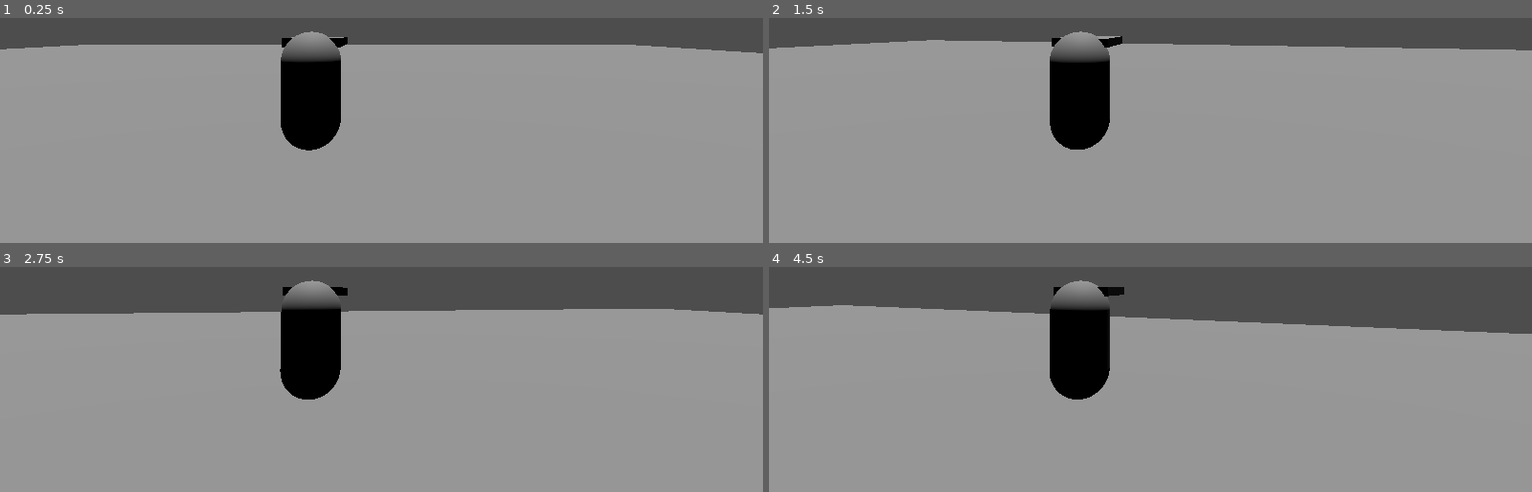
Above: before the commit, frames 1-4 (two rows, left to right).
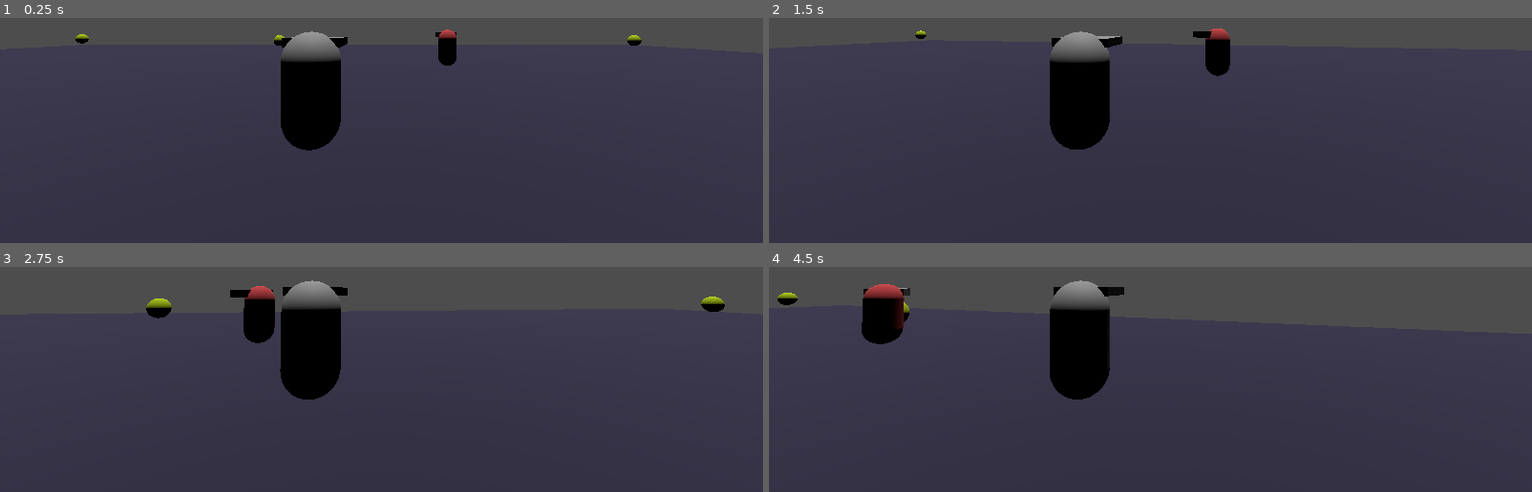
Above: after the commit, the same moments.

Repository: masonmariani44/stealth-game
Game: Godot game, scene res://Scenes/MoveTestLevel.tscn
Two runs of this game, one before a commit and one after it. Both use one fixed random seed, a clock stepped at 60 frames per second and the inputs below.
Inputs (mouse positions are in pixels of both pictures, inside the frame that each line leads up to):
- Up to frame 1 (0.25 s): no input
- Up to frame 2 (1.5 s): tap Enter (ui_accept) at 0.5 s; move the mouse to (1188, 27) at 0.52 s; hold W (forward) from 0.53 s (still down); tap Space (jump) at 0.77 s; move the mouse to (1112, 31) at 1.27 s
- Up to frame 3 (2.75 s): keep holding W (forward); tap Space (jump) at 1.52 s; move the mouse to (396, 271) at 2.02 s
- Up to frame 4 (4.5 s): keep holding W (forward); move the mouse to (1142, 285) at 2.77 s; tap Space (jump) at 3.02, 3.77 s; move the mouse to (1203, 282) at 3.52 s; move the mouse to (1089, 273) at 4.27 s

The runs differ from the first frame. In frame 1, 85% of the frame differs, in the area x 0-100%, y 5-100%; in frame 2, 85%, in the area x 0-100%, y 4-100%; in frame 3, 78%; in frame 4, 75%.

Commit message:
Enemy patrol pathing and state machine

Diff:
--- a/Scenes/Enemy.tscn
+++ b/Scenes/Enemy.tscn
@@ -1,6 +1,11 @@
-[gd_scene load_steps=6 format=3 uid="uid://lx05ojsuat1m"]
+[gd_scene load_steps=11 format=3 uid="uid://lx05ojsuat1m"]
 
 [ext_resource type="Script" uid="uid://dyhgy0ddrxd1m" path="res://Scripts/Enemy/enemy.gd" id="1_m1htj"]
+[ext_resource type="Script" uid="uid://bhxkamas02fe5" path="res://Scripts/State Machine/state_machine.gd" id="2_mo1ky"]
+[ext_resource type="Script" uid="uid://bacyo6etslmqm" path="res://Scripts/Enemy/States/alert_state.gd" id="3_6bs3c"]
+[ext_resource type="Script" uid="uid://dqd1aroasgit2" path="res://Scripts/Enemy/States/idle_state.gd" id="4_uoxpr"]
+[ext_resource type="Script" uid="uid://pvgfuyokqsow" path="res://Scripts/Enemy/States/patrol_state.gd" id="5_idouy"]
+[ext_resource type="Script" uid="uid://bokvme5gg6ou8" path="res://Scripts/Enemy/States/pursuit_state.gd" id="6_0o0ue"]
 
 [sub_resource type="CapsuleShape3D" id="CapsuleShape3D_7fd37"]
 
@@ -30,3 +35,23 @@
 skeleton = NodePath("../..")
 
 [node name="NavigationAgent3D" type="NavigationAgent3D" parent="."]
+
+[node name="StateMachine" type="Node" parent="." node_paths=PackedStringArray("initial_state")]
+script = ExtResource("2_mo1ky")
+initial_state = NodePath("IdleState")
+
+[node name="AlertState" type="Node" parent="StateMachine"]
+script = ExtResource("3_6bs3c")
+
+[node name="IdleState" type="Node" parent="StateMachine"]
+script = ExtResource("4_uoxpr")
+
+[node name="IdleWaitTimer" type="Timer" parent="StateMachine/IdleState"]
+
+[node name="PatrolState" type="Node" parent="StateMachine"]
+script = ExtResource("5_idouy")
+
+[node name="PursuitState" type="Node" parent="StateMachine"]
+script = ExtResource("6_0o0ue")
+
+[connection signal="timeout" from="StateMachine/IdleState/IdleWaitTimer" to="StateMachine/IdleState" method="_on_idle_wait_timer_timeout"]
--- a/Scenes/MoveTestLevel.tscn
+++ b/Scenes/MoveTestLevel.tscn
@@ -1,6 +1,7 @@
-[gd_scene load_steps=5 format=3 uid="uid://dfhwotr6tagui"]
+[gd_scene load_steps=9 format=3 uid="uid://dfhwotr6tagui"]
 
 [ext_resource type="PackedScene" uid="uid://da8aje8cvakdq" path="res://Scenes/Player.tscn" id="1_ckova"]
+[ext_resource type="PackedScene" uid="uid://lx05ojsuat1m" path="res://Scenes/Enemy.tscn" id="2_glc4y"]
 
 [sub_resource type="NavigationMesh" id="NavigationMesh_glc4y"]
 vertices = PackedVector3Array(6.9587, 0.183235, 7.86624, 7.9587, 0.183235, 9.36624, 12.4587, 0.183235, 9.36624, 12.4587 …(1290 unchanged characters)…
@@ -8,9 +9,17 @@
 cell_height = 0.1
 agent_radius = 1.0
 
+[sub_resource type="StandardMaterial3D" id="StandardMaterial3D_glc4y"]
+albedo_color = Color(0.159335, 0.143591, 0.234655, 1)
+
 [sub_resource type="BoxMesh" id="BoxMesh_glc4y"]
 
 [sub_resource type="BoxShape3D" id="BoxShape3D_2opyb"]
+
+[sub_resource type="StandardMaterial3D" id="StandardMaterial3D_2opyb"]
+albedo_color = Color(0.694118, 0.8, 0, 1)
+
+[sub_resource type="SphereMesh" id="SphereMesh_nmvim"]
 
 [node name="MoveTestLevel" type="Node3D"]
 
@@ -28,6 +37,7 @@
 
 [node name="Floor" type="MeshInstance3D" parent="NavigationRegion3D/Geometry"]
 transform = Transform3D(70.3683, 0, 0, 0, 1.0004, 0, 0, 0, 63.9951, 0, 0, 0)
+material_override = SubResource("StandardMaterial3D_glc4y")
 mesh = SubResource("BoxMesh_glc4y")
 
 [node name="StaticBody3D" type="StaticBody3D" parent="NavigationRegion3D/Geometry/Floor"]
@@ -52,3 +62,44 @@
 
 [node name="CollisionShape3D" type="CollisionShape3D" parent="NavigationRegion3D/Geometry/Box2/StaticBody3D"]
 shape = SubResource("BoxShape3D_2opyb")
+
+[node name="Enemy" parent="." node_paths=PackedStringArray("patrol_path") instance=ExtResource("2_glc4y")]
+transform = Transform3D(1, 0, 0, 0, 1, 0, 0, 0, 1, 4.86045, 1.0378, -10.6841)
+patrol_path = NodePath("../Enemy_PatrolPath1")
+
+[node name="Enemy_PatrolPath1" type="Node3D" parent="."]
+
+[node name="0" type="Node3D" parent="Enemy_PatrolPath1"]
+transform = Transform3D(1, 0, 0, 0, 1, 0, 0, 0, 1, -8.281, 1, -21.173)
+
+[node name="MeshInstance3D" type="MeshInstance3D" parent="Enemy_PatrolPath1/0"]
+material_override = SubResource("StandardMaterial3D_2opyb")
+mesh = SubResource("SphereMesh_nmvim")
+
+[node name="1" type="Node3D" parent="Enemy_PatrolPath1"]
+transform = Transform3D(1, 0, 0, 0, 1, 0, 0, 0, 1, 24.688, 1, -21.173)
+
+[node name="MeshInstance3D" type="MeshInstance3D" parent="Enemy_PatrolPath1/1"]
+material_override = SubResource("StandardMaterial3D_2opyb")
+mesh = SubResource("SphereMesh_nmvim")
+
+[node name="2" type="Node3D" parent="Enemy_PatrolPath1"]
+transform = Transform3D(1, 0, 0, 0, 1, 0, 0, 0, 1, 10.3231, 0.999998, 11.8362)
+
+[node name="MeshInstance3D" type="MeshInstance3D" parent="Enemy_PatrolPath1/2"]
+material_override = SubResource("StandardMaterial3D_2opyb")
+mesh = SubResource("SphereMesh_nmvim")
+
+[node name="3" type="Node3D" parent="Enemy_PatrolPath1"]
+transform = Transform3D(1, 0, 0, 0, 1, 0, 0, 0, 1, -20.181, 1, 18.8763)
+
+[node name="MeshInstance3D" type="MeshInstance3D" parent="Enemy_PatrolPath1/3"]
+material_override = SubResource("StandardMaterial3D_2opyb")
+mesh = SubResource("SphereMesh_nmvim")
+
+[node name="4" type="Node3D" parent="Enemy_PatrolPath1"]
+transform = Transform3D(1, 0, 0, 0, 1, 0, 0, 0, 1, -31.4972, 1, -25.6945)
+
+[node name="MeshInstance3D" type="MeshInstance3D" parent="Enemy_PatrolPath1/4"]
+material_override = SubResource("StandardMaterial3D_2opyb")
+mesh = SubResource("SphereMesh_nmvim")
--- a/Scenes/Player.tscn
+++ b/Scenes/Player.tscn
@@ -1,7 +1,7 @@
 [gd_scene load_steps=14 format=3 uid="uid://da8aje8cvakdq"]
 
 [ext_resource type="Script" uid="uid://b0k1we80q3lm6" path="res://Scripts/Player/player.gd" id="1_rpqav"]
-[ext_resource type="Script" uid="uid://bhxkamas02fe5" path="res://Scripts/Player/States/state_machine.gd" id="2_5ixxa"]
+[ext_resource type="Script" uid="uid://bhxkamas02fe5" path="res://Scripts/State Machine/state_machine.gd" id="2_5ixxa"]
 [ext_resource type="Script" uid="uid://b63gab8so63uw" path="res://Scripts/Player/camera.gd" id="2_nn08x"]
 [ext_resource type="Script" uid="uid://cfit4r2a6s5ky" path="res://Scripts/Player/States/idle_state.gd" id="3_nn08x"]
 [ext_resource type="Script" uid="uid://cqt6vndiqke1l" path="res://Scripts/Player/States/jump_state.gd" id="4_52ee3"]
--- /dev/null
+++ b/Scripts/Enemy/States/alert_state.gd
@@ -0,0 +1,11 @@
+extends Node
+
+
+# Called when the node enters the scene tree for the first time.
+func _ready() -> void:
+	pass # Replace with function body.
+
+
+# Called every frame. 'delta' is the elapsed time since the previous frame.
+func _process(delta: float) -> void:
+	pass
--- /dev/null
+++ b/Scripts/Enemy/States/idle_state.gd
@@ -0,0 +1,43 @@
+extends State
+
+class_name Enemy_IdleState
+
+
+@export_range(0.0, 10.0) var DECELERATION_SPEED := 5.0
+
+
+
+
+
+func enter():
+	$IdleWaitTimer.start()
+
+
+func physics_update(delta):
+
+	"""
+
+	Stand here for a little bit, then decide to start walking along a patrol path
+
+	Still check for player, maybe move a little or suffle or animate a bit
+
+
+
+	"""
+
+	var character = state_machine.get_parent()
+
+	# Add the gravity.
+	if not character.is_on_floor():
+		character.velocity += character.get_gravity() * delta * character.GRAVITY_SCALE
+
+	# Handle deceleration
+	character.velocity.x = move_toward(character.velocity.x, 0, DECELERATION_SPEED)
+	character.velocity.z = move_toward(character.velocity.z, 0, DECELERATION_SPEED)
+
+	character.move_and_slide()
+
+
+
+func _on_idle_wait_timer_timeout() -> void:
+	state_machine.change_state("PatrolState")
--- /dev/null
+++ b/Scripts/Enemy/States/patrol_state.gd
@@ -0,0 +1,70 @@
+extends State
+
+class_name Enemy_PatrolState
+
+
+var current_node := 0
+
+
+
+
+func enter():
+	var character = state_machine.get_parent()
+	character.nav_target = character.patrol_path_list[current_node]
+
+
+func physics_update(_delta):
+
+	"""
+	Note:
+		where to go when coming back here? back to last node attempting to visit? closest node to us?
+		closest makes the most senese
+		could also switch to a different!!! closer path entirely??? maybe there are unused paths people can swap into?
+			prevent multiple people in 1 path (or at least not that many)
+
+	Right now for patrol paths:
+		probably just bake them into the level, then set certian enemies to have them
+		individual points, get children, loop through list
+		next_node = (cur_node + 1) % total_nodes
+
+	Figure out patrol path
+	Start navigating to first node in patrol path
+	Walk to there
+	Check to see if we're close enough to point
+	Arrive there if so
+	If node is marked with an "action" (i.e. idle is the only one rn) then do that action (switch to that state)
+	once action is completed, move to next patrol point
+
+	during all of this, run detection for the player
+
+	"""
+
+
+	var character = state_machine.get_parent()
+
+
+	# TODO: Probably shouldn't update position every update...
+
+	# Velocity towards target
+	character.velocity = Vector3.ZERO
+	character.nav_agent.set_target_position(character.nav_target.global_position)
+	var next_nav_point = character.nav_agent.get_next_path_position()
+	character.velocity = (next_nav_point - character.global_position).normalized() * character.SPEED
+
+	# Rotate to face moving direction
+	var direction = character.velocity.normalized()
+	var target_rotation := atan2(-direction.x, -direction.z)
+	character.rotation.y = lerp_angle(character.rotation.y, target_rotation, 0.1)
+
+	# Check if target reached
+	var distance_to_target = (character.nav_target.position - character.position).length()
+	if distance_to_target <= 1:
+		current_node = (current_node + 1) % character.patrol_path_list.size()
+		state_machine.change_state("IdleState")
+
+
+	character.move_and_slide()
+
+
+
+	pass
--- /dev/null
+++ b/Scripts/Enemy/States/pursuit_state.gd
@@ -0,0 +1,26 @@
+extends State
+
+class_name Enemy_PursuitState
+
+
+
+
+
+func physics_update(_delta):
+
+	var character = state_machine.get_parent()
+
+	# TODO: Probably shouldn't update position every update...
+
+	character.velocity = Vector3.ZERO
+
+	character.nav_agent.set_target_position(character.nav_target.global_position)
+	var next_nav_point = character.nav_agent.get_next_path_position()
+	character.velocity = (next_nav_point - character.global_position).normalized() * character.SPEED
+
+	# Rotate to face moving direction
+	var direction = character.velocity.normalized()
+	var target_rotation := atan2(-direction.x, -direction.z)
+	character.rotation.y = lerp_angle(character.rotation.y, target_rotation, 0.1)
+
+	character.move_and_slide()
--- a/Scripts/Enemy/enemy.gd
+++ b/Scripts/Enemy/enemy.gd
@@ -1,30 +1,24 @@
 extends CharacterBody3D
 
 
-var target = null
+
 
 @export_range(0.0, 10.0)  var SPEED := 5.0
 
-
-@export var temp_target_path : NodePath
-@onready var nav_agent = $NavigationAgent3D
+# TODO: maybe I should make a file for general "rule" values for the game? like falling speeds that way everyone's isn't different but could be?
+@export_range(0.0, 10.0)  var GRAVITY_SCALE := 1.0 	# NOTE: 2.8 feels nice
 
 
+# TODO: maybe change these to names? could just refer to them as references and not care though... depends ig?
+@export var player_1 : CharacterBody3D
+@export var player_2 : CharacterBody3D
 
-func _ready() -> void:
-	target = get_node(temp_target_path)
 
-func _physics_process(delta: float) -> void:
+@onready var nav_agent = $NavigationAgent3D
+@export var nav_target : Node3D
 
-	velocity = Vector3.ZERO
+#@export_range(0.001, 4096.0) var IDLE_WAIT_AMOUNT := 4.0
 
-	nav_agent.set_target_position(target.global_position)
-	var next_nav_point = nav_agent.get_next_path_position()
-	velocity = (next_nav_point - global_position).normalized() * SPEED
 
-	# Rotate to face moving direction
-	var direction = velocity.normalized()
-	var target_rotation := atan2(-direction.x, -direction.z)
-	rotation.y = lerp_angle(rotation.y, target_rotation, 0.1)
-
-	move_and_slide()
+@export var patrol_path : Node3D
+@onready var patrol_path_list = patrol_path.get_children()
--- a/Scripts/Player/States/walk_sidle_state.gd
+++ b/Scripts/Player/States/walk_sidle_state.gd
@@ -58,6 +58,7 @@
 	character.remote_transform_visuals.update_rotation = false
 
 
+	# TODO:player should only be able to sidle on wall layer!!! right now it looks like they can sidle on enemies too
 
 	# Add the gravity.
 	#if not character.is_on_floor():
Not shown, added: Scripts/Enemy/States/alert_state.gd.uid
Not shown, added: Scripts/Enemy/States/idle_state.gd.uid
Not shown, added: Scripts/Enemy/States/patrol_state.gd.uid
Not shown, added: Scripts/Enemy/States/pursuit_state.gd.uid
Renamed: Scripts/Player/States/state.gd -> Scripts/State Machine/state.gd
Renamed: Scripts/Player/States/state.gd.uid -> Scripts/State Machine/state.gd.uid
Renamed: Scripts/Player/States/state_machine.gd -> Scripts/State Machine/state_machine.gd
Renamed: Scripts/Player/States/state_machine.gd.uid -> Scripts/State Machine/state_machine.gd.uid
